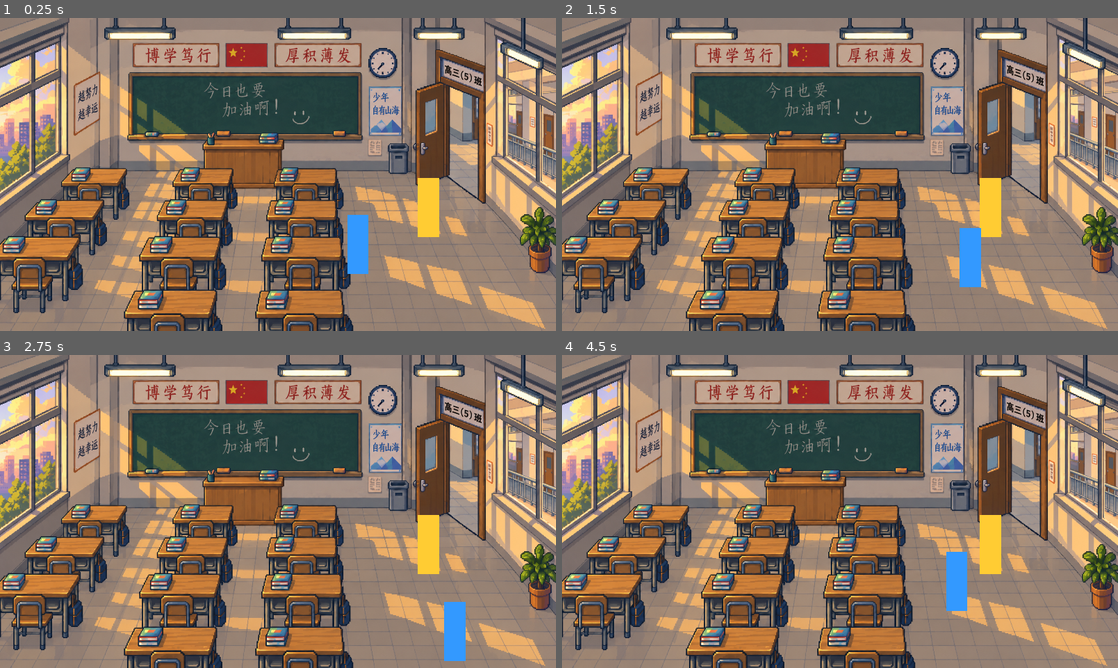
Above: before the commit, frames 1-4 (two rows, left to right).
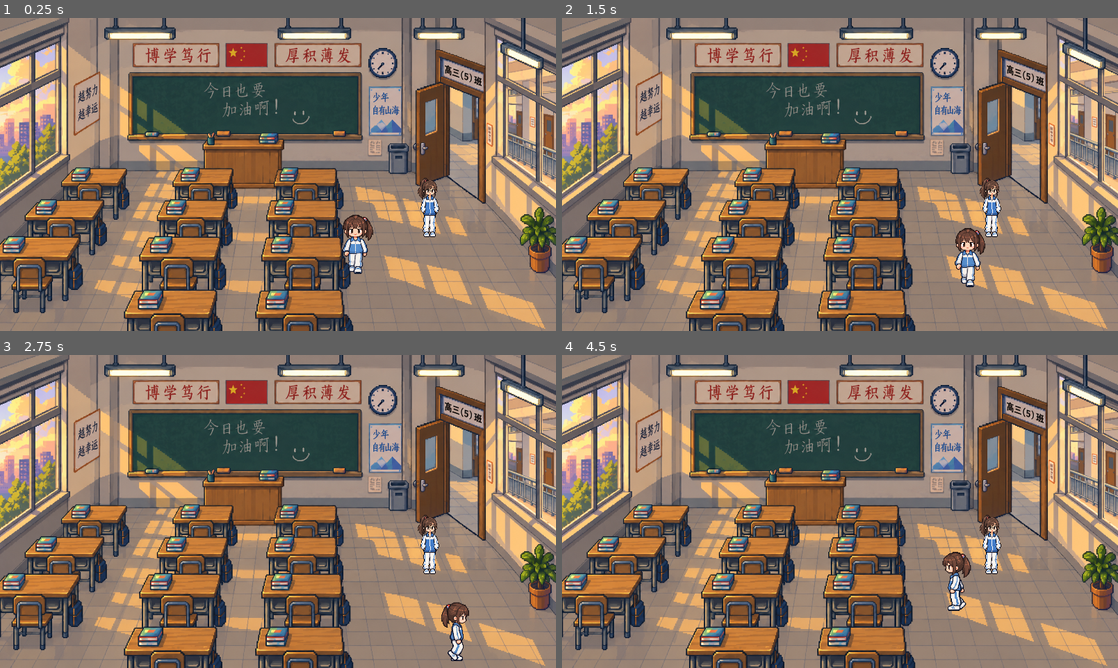
Above: after the commit, the same moments.

Repository: margaret1123/qiu-s-birthday
Game: Godot game, scene res://s01_classroom.tscn
Two runs of this game, one before a commit and one after it. Both use one fixed random seed, a clock stepped at 60 frames per second and the inputs below.
Inputs (mouse positions are in pixels of both pictures, inside the frame that each line leads up to):
- Up to frame 1 (0.25 s): no input
- Up to frame 2 (1.5 s): tap Enter (ui_accept) at 0.5, 0.77 s; move the mouse to (962, 158) at 0.52 s; hold Right (ui_right) 0.53-1.28 s; tap E (interact) at 0.6, 1.35 s; move the mouse to (728, 190) at 1.27 s; hold Down (ui_down) from 1.28 s (still down)
- Up to frame 3 (2.75 s): tap Enter (ui_accept) at 1.52 s; move the mouse to (333, 442) at 2.02 s; release Down (ui_down) at 2.03 s; hold Right (ui_right) from 2.03 s (still down); tap E (interact) at 2.1 s
- Up to frame 4 (4.5 s): move the mouse to (812, 574) at 2.77 s; release Right (ui_right) at 2.78 s; hold Up (ui_up) 2.78-3.53 s; tap E (interact) at 2.85, 3.6, 4.35 s; tap Enter (ui_accept) at 3.02, 3.77 s; move the mouse to (1006, 558) at 3.52 s; hold Left (ui_left) from 3.53 s (still down); move the mouse to (673, 464) at 4.27 s

The runs differ from the first frame. In frame 1, 1.5% of the frame differs, in the area x 61-79%, y 51-82%; in frame 2, 1.5%, in the area x 70-79%, y 51-86%; in frame 3, 1.5%; in frame 4, 1.5%.

Commit message:
polish: replace placeholder actors with character art
Every character slot that was a ColorRect now draws real art:

- player.tscn Body -> AnimatedSprite2D on qiu_sprite_frames.tres: walk_* with
  the four walk-cycle frames per facing, idle_* the neutral frame of the same
  cycle, so the figure never changes size or style between walking and stopping.
  player.gd picks the animation from the ui_* direction the movement code
  already reads, keeping the last clear facing on an exact diagonal.
- npc.tscn Body -> AnimatedSprite2D on biu_sprite_frames.tres, so S01, S02, S06
  and S11's BiuActor all share one Biu instead of four copies.
- The six scene-local BiuActor slots (S03/S04/S05/S07/S08/S09) point at the same
  Biu frames; S03's MaleStudentActor uses male_A_stand_front.
- S02's seated pair, the S04 ride sprite and S11's cake are untouched; the
  ride/meal hand-offs still work through Body.visible.

The frames carry no offsets of their own: SpriteFrames regions are cropped so
each frame's own bottom row lands on the actor's origin - the y=0 baseline the
40x28 collision shape at y=-14 stands on - and each sheet is scaled to the same
176px body. Positions, collisions, dialogue, choices and transitions are
unchanged.

Co-Authored-By: Claude Code <noreply@anthropic.com>

Diff:
--- /dev/null
+++ b/art/characters/Biu/biu_sprite_frames.tres
@@ -0,0 +1,40 @@
+[gd_resource type="SpriteFrames" load_steps=9 format=3]
+[ext_resource type="Texture2D" path="res://art/characters/Biu/无书包正29e79e97-e403-410b-97f1-57b5aa26f662.png" id="1_front_01"]
+[ext_resource type="Texture2D" path="res://art/characters/Biu/无书包背7c2e8275-c6ba-445a-92ba-858ec029137b.png" id="2_back_01"]
+[ext_resource type="Texture2D" path="res://art/characters/Biu/无书包左49af22f4-209e-4625-95b5-eefe145958d8.png" id="3_left_01"]
+[ext_resource type="Texture2D" path="res://art/characters/Biu/无书包右692bdf67-db0b-4b6e-bdd7-652c8e5b9d5b.png" id="4_right_01"]
+
+[sub_resource type="AtlasTexture" id="AtlasTexture_front_01"]
+atlas = ExtResource("1_front_01")
+region = Rect2(228, 97, 525, 1386)
+
+[sub_resource type="AtlasTexture" id="AtlasTexture_back_01"]
+atlas = ExtResource("2_back_01")
+region = Rect2(259, 79, 504, 1340)
+
+[sub_resource type="AtlasTexture" id="AtlasTexture_left_01"]
+atlas = ExtResource("3_left_01")
+region = Rect2(299, 115, 469, 1340)
+
+[sub_resource type="AtlasTexture" id="AtlasTexture_right_01"]
+atlas = ExtResource("4_right_01")
+region = Rect2(252, 102, 470, 1340)
+
+[resource]
+animations = [{"frames": [{
+"duration": 1.0,
+"texture": SubResource("AtlasTexture_front_01")
+}], "loop": false, "name": &"idle_down", "speed": 5.0
+}, {"frames": [{
+"duration": 1.0,
+"texture": SubResource("AtlasTexture_back_01")
+}], "loop": false, "name": &"idle_up", "speed": 5.0
+}, {"frames": [{
+"duration": 1.0,
+"texture": SubResource("AtlasTexture_left_01")
+}], "loop": false, "name": &"idle_left", "speed": 5.0
+}, {"frames": [{
+"duration": 1.0,
+"texture": SubResource("AtlasTexture_right_01")
+}], "loop": false, "name": &"idle_right", "speed": 5.0
+}]
--- /dev/null
+++ b/art/characters/Qiu/qiu_sprite_frames.tres
@@ -0,0 +1,152 @@
+[gd_resource type="SpriteFrames" load_steps=33 format=3]
+[ext_resource type="Texture2D" path="res://art/characters/Qiu/MC_walkcycle_all_facings_x4_cropped/front/front_01.png" id="1_front_01"]
+[ext_resource type="Texture2D" path="res://art/characters/Qiu/MC_walkcycle_all_facings_x4_cropped/front/front_02.png" id="2_front_02"]
+[ext_resource type="Texture2D" path="res://art/characters/Qiu/MC_walkcycle_all_facings_x4_cropped/front/front_03.png" id="3_front_03"]
+[ext_resource type="Texture2D" path="res://art/characters/Qiu/MC_walkcycle_all_facings_x4_cropped/front/front_04.png" id="4_front_04"]
+[ext_resource type="Texture2D" path="res://art/characters/Qiu/MC_walkcycle_all_facings_x4_cropped/back/back_01.png" id="5_back_01"]
+[ext_resource type="Texture2D" path="res://art/characters/Qiu/MC_walkcycle_all_facings_x4_cropped/back/back_02.png" id="6_back_02"]
+[ext_resource type="Texture2D" path="res://art/characters/Qiu/MC_walkcycle_all_facings_x4_cropped/back/back_03.png" id="7_back_03"]
+[ext_resource type="Texture2D" path="res://art/characters/Qiu/MC_walkcycle_all_facings_x4_cropped/back/back_04.png" id="8_back_04"]
+[ext_resource type="Texture2D" path="res://art/characters/Qiu/MC_walkcycle_all_facings_x4_cropped/left/left_01.png" id="9_left_01"]
+[ext_resource type="Texture2D" path="res://art/characters/Qiu/MC_walkcycle_all_facings_x4_cropped/left/left_02.png" id="10_left_02"]
+[ext_resource type="Texture2D" path="res://art/characters/Qiu/MC_walkcycle_all_facings_x4_cropped/left/left_03.png" id="11_left_03"]
+[ext_resource type="Texture2D" path="res://art/characters/Qiu/MC_walkcycle_all_facings_x4_cropped/left/left_04.png" id="12_left_04"]
+[ext_resource type="Texture2D" path="res://art/characters/Qiu/MC_walkcycle_all_facings_x4_cropped/right/right_01.png" id="13_right_01"]
+[ext_resource type="Texture2D" path="res://art/characters/Qiu/MC_walkcycle_all_facings_x4_cropped/right/right_02.png" id="14_right_02"]
+[ext_resource type="Texture2D" path="res://art/characters/Qiu/MC_walkcycle_all_facings_x4_cropped/right/right_03.png" id="15_right_03"]
+[ext_resource type="Texture2D" path="res://art/characters/Qiu/MC_walkcycle_all_facings_x4_cropped/right/right_04.png" id="16_right_04"]
+
+[sub_resource type="AtlasTexture" id="AtlasTexture_front_01"]
+atlas = ExtResource("1_front_01")
+region = Rect2(145, 29, 380, 664)
+
+[sub_resource type="AtlasTexture" id="AtlasTexture_front_02"]
+atlas = ExtResource("2_front_02")
+region = Rect2(113, 29, 375, 664)
+
+[sub_resource type="AtlasTexture" id="AtlasTexture_front_03"]
+atlas = ExtResource("3_front_03")
+region = Rect2(65, 29, 376, 664)
+
+[sub_resource type="AtlasTexture" id="AtlasTexture_front_04"]
+atlas = ExtResource("4_front_04")
+region = Rect2(30, 29, 374, 666)
+
+[sub_resource type="AtlasTexture" id="AtlasTexture_back_01"]
+atlas = ExtResource("5_back_01")
+region = Rect2(133, 9, 340, 700)
+
+[sub_resource type="AtlasTexture" id="AtlasTexture_back_02"]
+atlas = ExtResource("6_back_02")
+region = Rect2(90, 9, 330, 700)
+
+[sub_resource type="AtlasTexture" id="AtlasTexture_back_03"]
+atlas = ExtResource("7_back_03")
+region = Rect2(78, 9, 344, 700)
+
+[sub_resource type="AtlasTexture" id="AtlasTexture_back_04"]
+atlas = ExtResource("8_back_04")
+region = Rect2(40, 9, 336, 690)
+
+[sub_resource type="AtlasTexture" id="AtlasTexture_left_01"]
+atlas = ExtResource("9_left_01")
+region = Rect2(82, 34, 386, 664)
+
+[sub_resource type="AtlasTexture" id="AtlasTexture_left_02"]
+atlas = ExtResource("10_left_02")
+region = Rect2(100, 33, 355, 664)
+
+[sub_resource type="AtlasTexture" id="AtlasTexture_left_03"]
+atlas = ExtResource("11_left_03")
+region = Rect2(64, 34, 391, 664)
+
+[sub_resource type="AtlasTexture" id="AtlasTexture_left_04"]
+atlas = ExtResource("12_left_04")
+region = Rect2(83, 34, 350, 664)
+
+[sub_resource type="AtlasTexture" id="AtlasTexture_right_01"]
+atlas = ExtResource("13_right_01")
+region = Rect2(98, 4, 391, 664)
+
+[sub_resource type="AtlasTexture" id="AtlasTexture_right_02"]
+atlas = ExtResource("14_right_02")
+region = Rect2(84, 4, 342, 664)
+
+[sub_resource type="AtlasTexture" id="AtlasTexture_right_03"]
+atlas = ExtResource("15_right_03")
+region = Rect2(56, 4, 401, 664)
+
+[sub_resource type="AtlasTexture" id="AtlasTexture_right_04"]
+atlas = ExtResource("16_right_04")
+region = Rect2(59, 4, 343, 664)
+
+[resource]
+animations = [{"frames": [{
+"duration": 1.0,
+"texture": SubResource("AtlasTexture_front_04")
+}], "loop": false, "name": &"idle_down", "speed": 5.0
+}, {"frames": [{
+"duration": 1.0,
+"texture": SubResource("AtlasTexture_front_01")
+}, {
+"duration": 1.0,
+"texture": SubResource("AtlasTexture_front_02")
+}, {
+"duration": 1.0,
+"texture": SubResource("AtlasTexture_front_03")
+}, {
+"duration": 1.0,
+"texture": SubResource("AtlasTexture_front_04")
+}], "loop": true, "name": &"walk_down", "speed": 8.0
+}, {"frames": [{
+"duration": 1.0,
+"texture": SubResource("AtlasTexture_back_04")
+}], "loop": false, "name": &"idle_up", "speed": 5.0
+}, {"frames": [{
+"duration": 1.0,
+"texture": SubResource("AtlasTexture_back_01")
+}, {
+"duration": 1.0,
+"texture": SubResource("AtlasTexture_back_02")
+}, {
+"duration": 1.0,
+"texture": SubResource("AtlasTexture_back_03")
+}, {
+"duration": 1.0,
+"texture": SubResource("AtlasTexture_back_04")
+}], "loop": true, "name": &"walk_up", "speed": 8.0
+}, {"frames": [{
+"duration": 1.0,
+"texture": SubResource("AtlasTexture_left_04")
+}], "loop": false, "name": &"idle_left", "speed": 5.0
+}, {"frames": [{
+"duration": 1.0,
+"texture": SubResource("AtlasTexture_left_01")
+}, {
+"duration": 1.0,
+"texture": SubResource("AtlasTexture_left_02")
+}, {
+"duration": 1.0,
+"texture": SubResource("AtlasTexture_left_03")
+}, {
+"duration": 1.0,
+"texture": SubResource("AtlasTexture_left_04")
+}], "loop": true, "name": &"walk_left", "speed": 8.0
+}, {"frames": [{
+"duration": 1.0,
+"texture": SubResource("AtlasTexture_right_04")
+}], "loop": false, "name": &"idle_right", "speed": 5.0
+}, {"frames": [{
+"duration": 1.0,
+"texture": SubResource("AtlasTexture_right_01")
+}, {
+"duration": 1.0,
+"texture": SubResource("AtlasTexture_right_02")
+}, {
+"duration": 1.0,
+"texture": SubResource("AtlasTexture_right_03")
+}, {
+"duration": 1.0,
+"texture": SubResource("AtlasTexture_right_04")
+}], "loop": true, "name": &"walk_right", "speed": 8.0
+}]
--- a/npc.tscn
+++ b/npc.tscn
@@ -1,7 +1,8 @@
-[gd_scene load_steps=6 format=3 uid="uid://duah71j3glpcq"]
+[gd_scene load_steps=7 format=3 uid="uid://duah71j3glpcq"]
 
 [ext_resource type="Script" path="res://npc.gd" id="1_fqxuw"]
 [ext_resource type="Texture2D" path="res://art/UI/！！！！b83567b8-b2da-4582-a89a-3d073f4ee10f.png" id="2_prompt"]
+[ext_resource type="SpriteFrames" path="res://art/characters/Biu/biu_sprite_frames.tres" id="3_biu_frames"]
 
 [sub_resource type="RectangleShape2D" id="RectangleShape2D_vy1wt"]
 size = Vector2(40, 28)
@@ -16,12 +17,12 @@
 [node name="NPC" type="StaticBody2D"]
 script = ExtResource("1_fqxuw")
 
-[node name="Body" type="ColorRect" parent="."]
-offset_left = -32.0
-offset_top = -176.0
-offset_right = 32.0
-offset_bottom = 0.0
-color = Color(1, 0.8, 0.2, 1)
+[node name="Body" type="AnimatedSprite2D" parent="."]
+scale = Vector2(0.131441, 0.131441)
+sprite_frames = ExtResource("3_biu_frames")
+animation = &"idle_down"
+autoplay = "idle_down"
+offset = Vector2(0, -670)
 
 [node name="CollisionShape2D" type="CollisionShape2D" parent="."]
 position = Vector2(0, -14)
--- a/player.gd
+++ b/player.gd
@@ -1,6 +1,14 @@
 extends CharacterBody2D
 
 const SPEED = 200.0
+
+## Which way the body is drawn. Held across frames rather than derived from the
+## current input alone: on an exact diagonal neither axis dominates, and on a
+## full stop there is no input at all. Re-deciding in those frames is what makes
+## the sprite flicker between two facings, so the last clear facing is kept.
+var _facing := "down"
+
+@onready var _body: AnimatedSprite2D = $Body
 
 func _ready() -> void:
 	add_to_group("player")
@@ -15,6 +23,7 @@
 	var choice_box = get_tree().get_first_node_in_group("choice_box")
 	if (dialogue_box and dialogue_box.is_open()) or (choice_box and choice_box.is_open()):
 		velocity = Vector2.ZERO
+		_animate(Vector2.ZERO)
 		move_and_slide()
 		return
 
@@ -24,5 +33,32 @@
 	# Set velocity
 	velocity = direction * SPEED
 
+	_animate(direction)
+
 	# Move
 	move_and_slide()
+
+## Reads the movement the controller asked for, not the velocity move_and_slide
+## left behind: a body pressed against a wall has that velocity eaten by the
+## collision, and standing still there is not what the player is doing.
+##
+## The keyboard and the touch HUD both feed the same ui_* actions, so they drive
+## this one set of rules between them rather than one each.
+func _animate(direction: Vector2) -> void:
+	if direction != Vector2.ZERO:
+		_face(direction)
+	_play(("walk_" if direction != Vector2.ZERO else "idle_") + _facing)
+
+## The dominant axis of the movement picks the facing. An exact diagonal has no
+## dominant axis, so the heading is left alone.
+func _face(direction: Vector2) -> void:
+	if absf(direction.x) > absf(direction.y):
+		_facing = "right" if direction.x > 0.0 else "left"
+	elif absf(direction.y) > absf(direction.x):
+		_facing = "down" if direction.y > 0.0 else "up"
+
+## Re-playing the animation already on screen would restart it, so a walk cycle
+## asked for on every physics frame would sit on its first frame forever.
+func _play(anim: String) -> void:
+	if _body.animation != anim:
+		_body.play(anim)
--- a/player.tscn
+++ b/player.tscn
@@ -1,7 +1,8 @@
-[gd_scene load_steps=4 format=3 uid="uid://bvt8qnxwqy3ey"]
+[gd_scene load_steps=5 format=3 uid="uid://bvt8qnxwqy3ey"]
 
 [ext_resource type="Script" path="res://player.gd" id="1_8m7yv"]
 [ext_resource type="PackedScene" path="res://mobile_controls.tscn" id="2_mobile"]
+[ext_resource type="SpriteFrames" path="res://art/characters/Qiu/qiu_sprite_frames.tres" id="3_qiu_frames"]
 
 [sub_resource type="RectangleShape2D" id="RectangleShape2D_3vwql"]
 size = Vector2(40, 28)
@@ -9,12 +10,12 @@
 [node name="Player" type="CharacterBody2D"]
 script = ExtResource("1_8m7yv")
 
-[node name="Body" type="ColorRect" parent="."]
-offset_left = -32.0
-offset_top = -176.0
-offset_right = 32.0
-offset_bottom = 0.0
-color = Color(0.2, 0.6, 1, 1)
+[node name="Body" type="AnimatedSprite2D" parent="."]
+scale = Vector2(0.267477, 0.267477)
+sprite_frames = ExtResource("3_qiu_frames")
+animation = &"idle_down"
+autoplay = "idle_down"
+offset = Vector2(0, -332)
 
 [node name="CollisionShape2D" type="CollisionShape2D" parent="."]
 position = Vector2(0, -14)
--- a/s02_canteen.gd
+++ b/s02_canteen.gd
@@ -134,10 +134,10 @@
 @onready var _exit_trigger: Area2D = $ExitTrigger
 @onready var _fade = $FadeOverlay
 @onready var _player: CharacterBody2D = $WorldSort/Player
-@onready var _player_body: ColorRect = $WorldSort/Player/Body
+@onready var _player_body: AnimatedSprite2D = $WorldSort/Player/Body
 @onready var _interact_indicator: Node2D = $WorldSort/Biu/InteractIndicator
 @onready var _biu: StaticBody2D = $WorldSort/Biu
-@onready var _biu_body: ColorRect = $WorldSort/Biu/Body
+@onready var _biu_body: AnimatedSprite2D = $WorldSort/Biu/Body
 @onready var _meal_biu: Node2D = $WorldSort/MealBiu
 @onready var _meal_biu_sprite: Sprite2D = $WorldSort/MealBiu/Sprite
 @onready var _meal_player: Node2D = $WorldSort/MealPlayer
--- a/s03_corridor.tscn
+++ b/s03_corridor.tscn
@@ -7,6 +7,8 @@
 [ext_resource type="PackedScene" uid="uid://d6m8lpzh34r5y" path="res://fade_overlay.tscn" id="5_fade"]
 [ext_resource type="Script" path="res://s03_corridor.gd" id="6_corridorgd"]
 [ext_resource type="Texture2D" path="res://art/UI/出口5d5b52f2-3584-4d5c-a5a8-22e98a370f7c.png" id="7_exit_icon"]
+[ext_resource type="SpriteFrames" path="res://art/characters/Biu/biu_sprite_frames.tres" id="8_biu_frames"]
+[ext_resource type="Texture2D" path="res://art/characters/students/CHAR_STUDENTS_30_transparent_sprites/male_A/male_A_stand_front.png" id="9_male_student"]
 
 [sub_resource type="RectangleShape2D" id="RectangleShape2D_left_wall"]
 size = Vector2(120, 1060)
@@ -78,12 +80,12 @@
 
 [node name="Visual" type="Node2D" parent="WorldSort/BiuActor"]
 
-[node name="Body" type="ColorRect" parent="WorldSort/BiuActor/Visual"]
-offset_left = -32.0
-offset_top = -176.0
-offset_right = 32.0
-offset_bottom = 0.0
-color = Color(1, 0.8, 0.2, 1)
+[node name="Body" type="AnimatedSprite2D" parent="WorldSort/BiuActor/Visual"]
+scale = Vector2(0.131441, 0.131441)
+sprite_frames = ExtResource("8_biu_frames")
+animation = &"idle_down"
+autoplay = "idle_down"
+offset = Vector2(0, -670)
 
 [node name="CollisionShape2D" type="CollisionShape2D" parent="WorldSort/BiuActor"]
 position = Vector2(0, -14)
@@ -94,12 +96,10 @@
 
 [node name="Visual" type="Node2D" parent="WorldSort/MaleStudentActor"]
 
-[node name="Body" type="ColorRect" parent="WorldSort/MaleStudentActor/Visual"]
-offset_left = -32.0
-offset_top = -176.0
-offset_right = 32.0
-offset_bottom = 0.0
-color = Color(0.55, 0.45, 0.85, 1)
+[node name="Body" type="Sprite2D" parent="WorldSort/MaleStudentActor/Visual"]
+scale = Vector2(0.606897, 0.606897)
+texture = ExtResource("9_male_student")
+offset = Vector2(-3, -144)
 
 [node name="CollisionShape2D" type="CollisionShape2D" parent="WorldSort/MaleStudentActor"]
 position = Vector2(0, -14)
--- a/s04_school_gate_noon.gd
+++ b/s04_school_gate_noon.gd
@@ -97,8 +97,8 @@
 @onready var _choice_box = $ChoiceBox
 @onready var _fade = $FadeOverlay
 @onready var _player: CharacterBody2D = $WorldSort/Player
-@onready var _player_body: ColorRect = $WorldSort/Player/Body
-@onready var _biu_body: ColorRect = $WorldSort/BiuActor/Visual/Body
+@onready var _player_body: AnimatedSprite2D = $WorldSort/Player/Body
+@onready var _biu_body: AnimatedSprite2D = $WorldSort/BiuActor/Visual/Body
 @onready var _trigger: Area2D = $GateDecisionTrigger
 @onready var _ride_overlay: CanvasLayer = $RideOverlay
 @onready var _ride_sprite: Sprite2D = $RideOverlay/RideSprite
--- a/s04_school_gate_noon.tscn
+++ b/s04_school_gate_noon.tscn
@@ -7,6 +7,7 @@
 [ext_resource type="PackedScene" uid="uid://d6m8lpzh34r5y" path="res://fade_overlay.tscn" id="5_fade"]
 [ext_resource type="Script" path="res://s04_school_gate_noon.gd" id="6_gategd"]
 [ext_resource type="Texture2D" path="res://art/characters/Qiu/骑车载人92fd5a18-4cdc-43dc-af65-79dbc466f207.png" id="7_ride"]
+[ext_resource type="SpriteFrames" path="res://art/characters/Biu/biu_sprite_frames.tres" id="8_biu_frames"]
 
 [sub_resource type="RectangleShape2D" id="RectangleShape2D_left_wall"]
 size = Vector2(300, 2000)
@@ -96,12 +97,12 @@
 
 [node name="Visual" type="Node2D" parent="WorldSort/BiuActor"]
 
-[node name="Body" type="ColorRect" parent="WorldSort/BiuActor/Visual"]
-offset_left = -32.0
-offset_top = -176.0
-offset_right = 32.0
-offset_bottom = 0.0
-color = Color(1, 0.8, 0.2, 1)
+[node name="Body" type="AnimatedSprite2D" parent="WorldSort/BiuActor/Visual"]
+scale = Vector2(0.131441, 0.131441)
+sprite_frames = ExtResource("8_biu_frames")
+animation = &"idle_down"
+autoplay = "idle_down"
+offset = Vector2(0, -670)
 
 [node name="CollisionShape2D" type="CollisionShape2D" parent="WorldSort/BiuActor"]
 position = Vector2(0, -14)
--- a/s05_cybercafe_exterior.tscn
+++ b/s05_cybercafe_exterior.tscn
@@ -1,9 +1,10 @@
-[gd_scene load_steps=11 format=3 uid="uid://cn5vy8tm2b6qe"]
+[gd_scene load_steps=12 format=3 uid="uid://cn5vy8tm2b6qe"]
 
 [ext_resource type="Texture2D" path="res://art/bg/S05_cybercafe_exterior_bg.png" id="1_bg"]
 [ext_resource type="PackedScene" uid="uid://bvt8qnxwqy3ey" path="res://player.tscn" id="2_player"]
 [ext_resource type="PackedScene" uid="uid://d6m8lpzh34r5y" path="res://fade_overlay.tscn" id="3_fade"]
 [ext_resource type="Script" path="res://s05_cybercafe_exterior.gd" id="4_extgd"]
+[ext_resource type="SpriteFrames" path="res://art/characters/Biu/biu_sprite_frames.tres" id="5_biu_frames"]
 
 [sub_resource type="RectangleShape2D" id="RectangleShape2D_left_wall"]
 size = Vector2(300, 2000)
@@ -68,12 +69,12 @@
 
 [node name="Visual" type="Node2D" parent="WorldSort/BiuActor"]
 
-[node name="Body" type="ColorRect" parent="WorldSort/BiuActor/Visual"]
-offset_left = -32.0
-offset_top = -176.0
-offset_right = 32.0
-offset_bottom = 0.0
-color = Color(1, 0.8, 0.2, 1)
+[node name="Body" type="AnimatedSprite2D" parent="WorldSort/BiuActor/Visual"]
+scale = Vector2(0.131441, 0.131441)
+sprite_frames = ExtResource("5_biu_frames")
+animation = &"idle_down"
+autoplay = "idle_down"
+offset = Vector2(0, -670)
 
 [node name="CollisionShape2D" type="CollisionShape2D" parent="WorldSort/BiuActor"]
 position = Vector2(0, -14)
--- a/s07_return_to_school.tscn
+++ b/s07_return_to_school.tscn
@@ -7,6 +7,7 @@
 [ext_resource type="PackedScene" uid="uid://d2u0lp08bk2p2" path="res://dialogue_box.tscn" id="5_dialogue"]
 [ext_resource type="PackedScene" uid="uid://cq7x2m4vb9n8t" path="res://choice_box.tscn" id="6_choice"]
 [ext_resource type="Texture2D" path="res://art/UI/出口5d5b52f2-3584-4d5c-a5a8-22e98a370f7c.png" id="7_exit_icon"]
+[ext_resource type="SpriteFrames" path="res://art/characters/Biu/biu_sprite_frames.tres" id="8_biu_frames"]
 
 [sub_resource type="AtlasTexture" id="AtlasTexture_exit_icon"]
 atlas = ExtResource("7_exit_icon")
@@ -162,12 +163,12 @@
 
 [node name="Visual" type="Node2D" parent="WorldSort/BiuActor"]
 
-[node name="Body" type="ColorRect" parent="WorldSort/BiuActor/Visual"]
-offset_left = -32.0
-offset_top = -176.0
-offset_right = 32.0
-offset_bottom = 0.0
-color = Color(1, 0.8, 0.2, 1)
+[node name="Body" type="AnimatedSprite2D" parent="WorldSort/BiuActor/Visual"]
+scale = Vector2(0.131441, 0.131441)
+sprite_frames = ExtResource("8_biu_frames")
+animation = &"idle_down"
+autoplay = "idle_down"
+offset = Vector2(0, -670)
 
 [node name="CollisionShape2D" type="CollisionShape2D" parent="WorldSort/BiuActor"]
 position = Vector2(0, -14)
--- a/s08_classroom_exam.tscn
+++ b/s08_classroom_exam.tscn
@@ -6,6 +6,7 @@
 [ext_resource type="PackedScene" uid="uid://cq7x2m4vb9n8t" path="res://choice_box.tscn" id="4_choice"]
 [ext_resource type="PackedScene" uid="uid://d6m8lpzh34r5y" path="res://fade_overlay.tscn" id="5_fade"]
 [ext_resource type="Script" path="res://s08_classroom_exam.gd" id="6_examgd"]
+[ext_resource type="SpriteFrames" path="res://art/characters/Biu/biu_sprite_frames.tres" id="7_biu_frames"]
 
 [sub_resource type="RectangleShape2D" id="RectangleShape2D_actor"]
 size = Vector2(40, 28)
@@ -187,12 +188,12 @@
 
 [node name="Visual" type="Node2D" parent="WorldSort/BiuActor"]
 
-[node name="Body" type="ColorRect" parent="WorldSort/BiuActor/Visual"]
-offset_left = -32.0
-offset_top = -176.0
-offset_right = 32.0
-offset_bottom = 0.0
-color = Color(1, 0.8, 0.2, 1)
+[node name="Body" type="AnimatedSprite2D" parent="WorldSort/BiuActor/Visual"]
+scale = Vector2(0.131441, 0.131441)
+sprite_frames = ExtResource("7_biu_frames")
+animation = &"idle_down"
+autoplay = "idle_down"
+offset = Vector2(0, -670)
 
 [node name="CollisionShape2D" type="CollisionShape2D" parent="WorldSort/BiuActor"]
 position = Vector2(0, -14)
--- a/s09_classroom_afterschool.tscn
+++ b/s09_classroom_afterschool.tscn
@@ -6,6 +6,7 @@
 [ext_resource type="Script" path="res://s09_classroom_afterschool.gd" id="4_s09gd"]
 [ext_resource type="PackedScene" uid="uid://d2u0lp08bk2p2" path="res://dialogue_box.tscn" id="5_dialogue"]
 [ext_resource type="Texture2D" path="res://art/UI/出口5d5b52f2-3584-4d5c-a5a8-22e98a370f7c.png" id="6_exit_icon"]
+[ext_resource type="SpriteFrames" path="res://art/characters/Biu/biu_sprite_frames.tres" id="7_biu_frames"]
 
 [sub_resource type="RectangleShape2D" id="RectangleShape2D_left_wall"]
 size = Vector2(290, 1141)
@@ -194,12 +195,12 @@
 
 [node name="Visual" type="Node2D" parent="WorldSort/BiuActor"]
 
-[node name="Body" type="ColorRect" parent="WorldSort/BiuActor/Visual"]
-offset_left = -32.0
-offset_top = -176.0
-offset_right = 32.0
-offset_bottom = 0.0
-color = Color(1, 0.8, 0.2, 1)
+[node name="Body" type="AnimatedSprite2D" parent="WorldSort/BiuActor/Visual"]
+scale = Vector2(0.131441, 0.131441)
+sprite_frames = ExtResource("7_biu_frames")
+animation = &"idle_down"
+autoplay = "idle_down"
+offset = Vector2(0, -670)
 
 [node name="CollisionShape2D" type="CollisionShape2D" parent="WorldSort/BiuActor"]
 position = Vector2(0, -14)
Binary file added: art/characters/Biu/无书包右692bdf67-db0b-4b6e-bdd7-652c8e5b9d5b.png
Binary file added: art/characters/Biu/无书包左49af22f4-209e-4625-95b5-eefe145958d8.png
Binary file added: art/characters/Biu/无书包正29e79e97-e403-410b-97f1-57b5aa26f662.png
Binary file added: art/characters/Biu/无书包背7c2e8275-c6ba-445a-92ba-858ec029137b.png
Binary file added: art/characters/Qiu/MC_walkcycle_all_facings_x4_cropped/back/back_01.png
Binary file added: art/characters/Qiu/MC_walkcycle_all_facings_x4_cropped/back/back_02.png
Binary file added: art/characters/Qiu/MC_walkcycle_all_facings_x4_cropped/back/back_03.png
Binary file added: art/characters/Qiu/MC_walkcycle_all_facings_x4_cropped/back/back_04.png
Binary file added: art/characters/Qiu/MC_walkcycle_all_facings_x4_cropped/front/front_01.png
Binary file added: art/characters/Qiu/MC_walkcycle_all_facings_x4_cropped/front/front_02.png
Binary file added: art/characters/Qiu/MC_walkcycle_all_facings_x4_cropped/front/front_03.png
Binary file added: art/characters/Qiu/MC_walkcycle_all_facings_x4_cropped/front/front_04.png
(and 14 more such lines)
